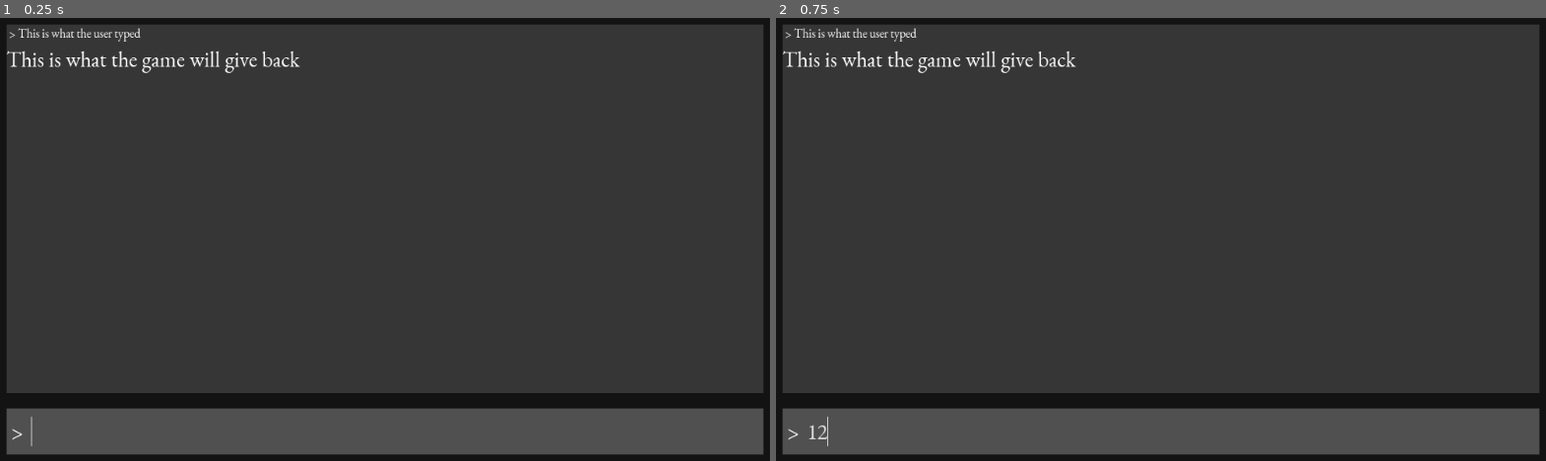
Above: before the commit, frames 1-2 (left to right).
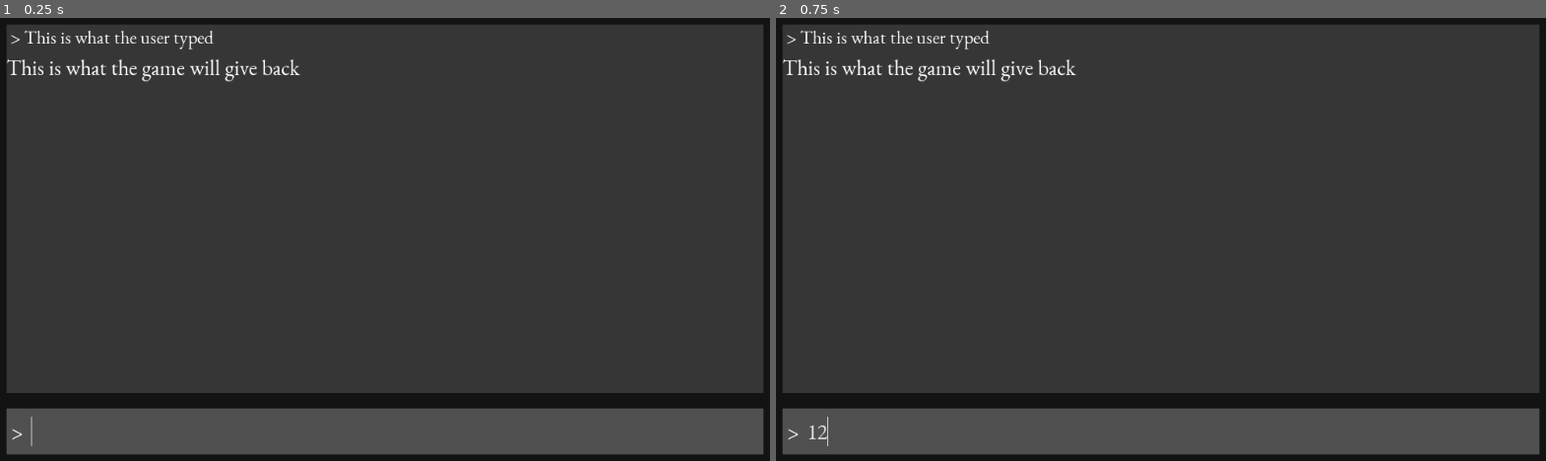
Above: after the commit, the same moments.

Repository: philipuriarte/Godot-Retro-Text-Adventure-Tutorial
Game: Godot game, scene res://game.tscn
The game is run twice, just before and just after one commit, with the same random seed, the same clock (stepped at 60 frames per second) and the same inputs.
Inputs (mouse positions are in pixels of both pictures, inside the frame that each line leads up to):
- Up to frame 1 (0.25 s): no input
- Up to frame 2 (0.75 s): click (1176, 429) at 0.52 s; type "12" at 0.6 s

The runs differ from the first frame. In frame 1, 1.1% of the frame differs, in the area x 0-40%, y 2-15%; in frame 2, 1.1%.

Commit message:
Update font in InputHistory

Diff:
--- a/game.tscn
+++ b/game.tscn
@@ -3,7 +3,7 @@
 [ext_resource path="res://logic/input.gd" type="Script" id=1]
 [ext_resource path="res://fonts/eb_garamond_28.tres" type="DynamicFont" id=2]
 [ext_resource path="res://logic/game.gd" type="Script" id=3]
-[ext_resource path="res://fonts/eb_garamond_16.tres" type="DynamicFont" id=4]
+[ext_resource path="res://fonts/eb_garamond_24.tres" type="DynamicFont" id=4]
 
 [sub_resource type="StyleBoxFlat" id=1]
 bg_color = Color( 0.0784314, 0.0784314, 0.0784314, 1 )
@@ -62,18 +62,18 @@
 
 [node name="InputResponse" type="VBoxContainer" parent="Background/MarginContainer/Rows/GameInfo/ScrollContainer/HistoryRows"]
 margin_right = 984.0
-margin_bottom = 64.0
+margin_bottom = 75.0
 
 [node name="InputHistory" type="Label" parent="Background/MarginContainer/Rows/GameInfo/ScrollContainer/HistoryRows/InputResponse"]
 margin_right = 984.0
-margin_bottom = 22.0
+margin_bottom = 33.0
 custom_fonts/font = ExtResource( 4 )
 text = " > This is what the user typed"
 
 [node name="Response" type="Label" parent="Background/MarginContainer/Rows/GameInfo/ScrollContainer/HistoryRows/InputResponse"]
-margin_top = 26.0
+margin_top = 37.0
 margin_right = 984.0
-margin_bottom = 64.0
+margin_bottom = 75.0
 custom_fonts/font = ExtResource( 2 )
 text = "This is what the game will give back"
 
